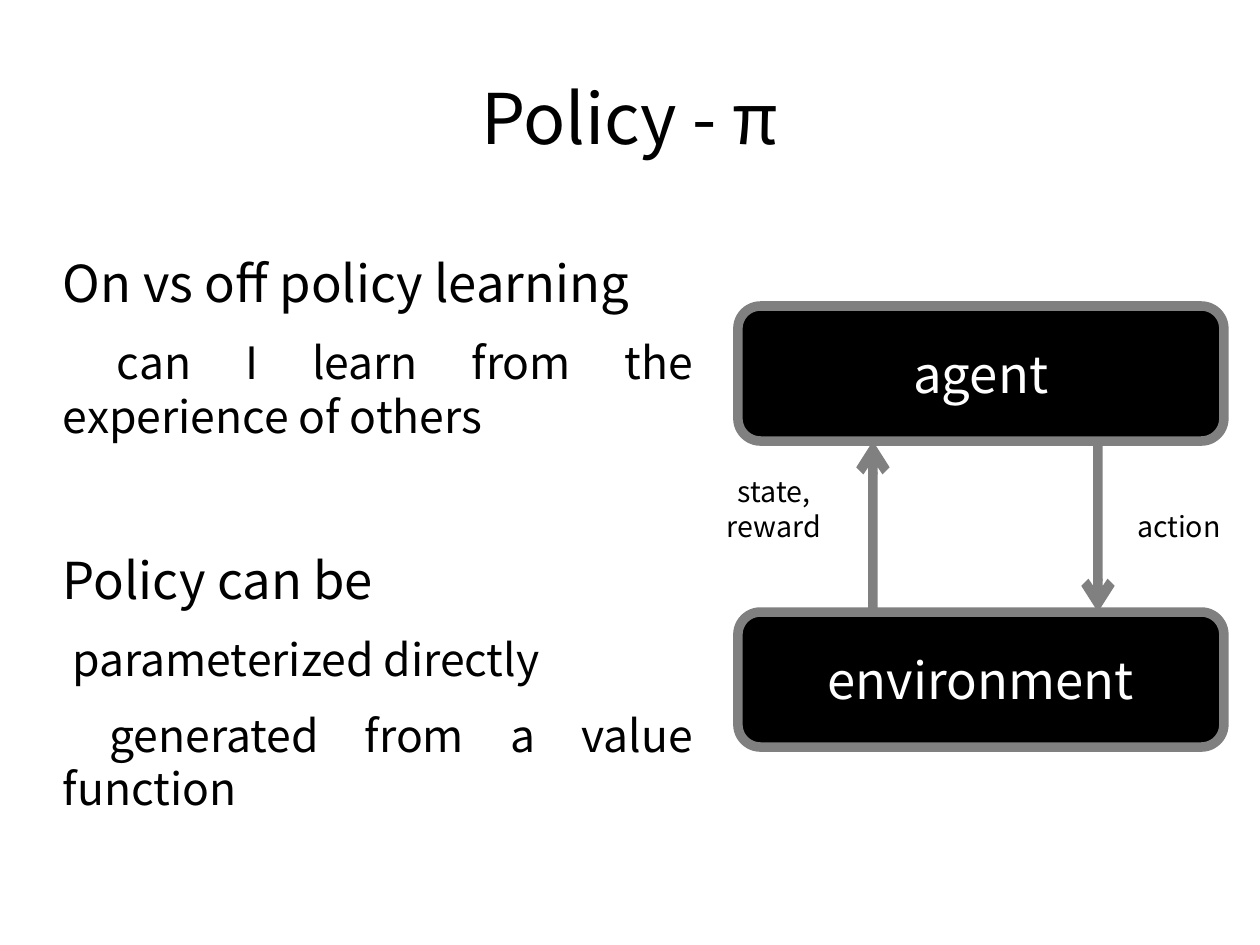
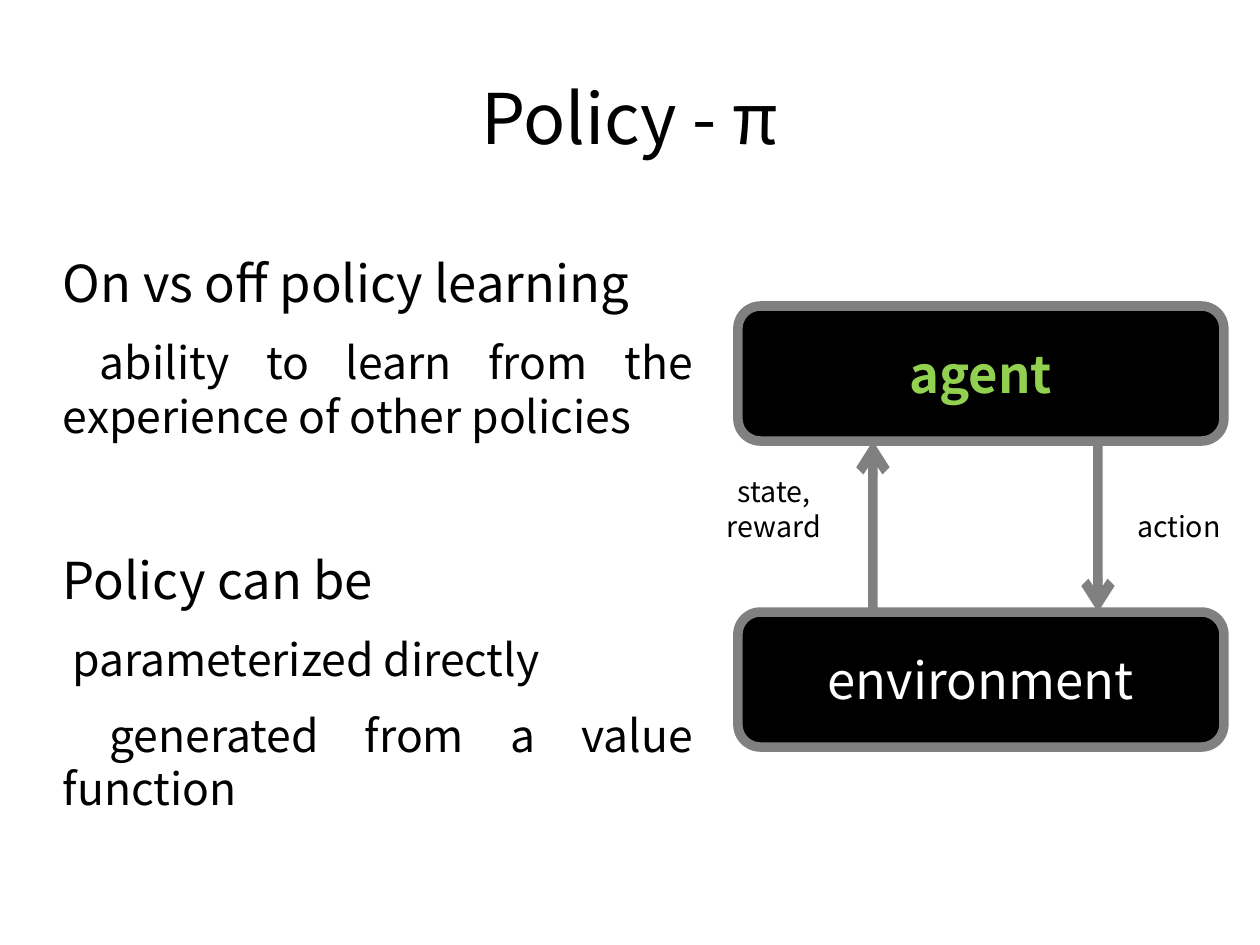
Before and after one commit to ADGEfficiency/dsr-rl, a slide deck: slide 41 of RL_course_v2_DRAFT.pptx (slide 40 before the commit). Drawn at 1260x945 pixels with LibreOffice and Linux fonts; fonts in the diff are those of the drawing. Boxes give left, top, right and bottom in pixels: in the first picture for what was removed or moved away, otherwise in the second. Text is boxed around its words. In the diff, an @@ line names an element or a change of style, - is before the commit and + after.

```diff
--- a/RL_course_v2_DRAFT.pptx
+++ b/RL_course_v2_DRAFT.pptx
@@ freeform shape "agent" at [739, 306, 1225, 441]: text colour #FFFFFF to #92D050, highlight none to #000000, bold on @@
@@ text at [63, 343, 693, 444]: text changed @@
-can I learn from the experience of others
+ability to learn from the experience of other policies
```
Also in this commit, not shown: 11 other slides changed, 60 slides added, 1 slide removed, 2 other files.
